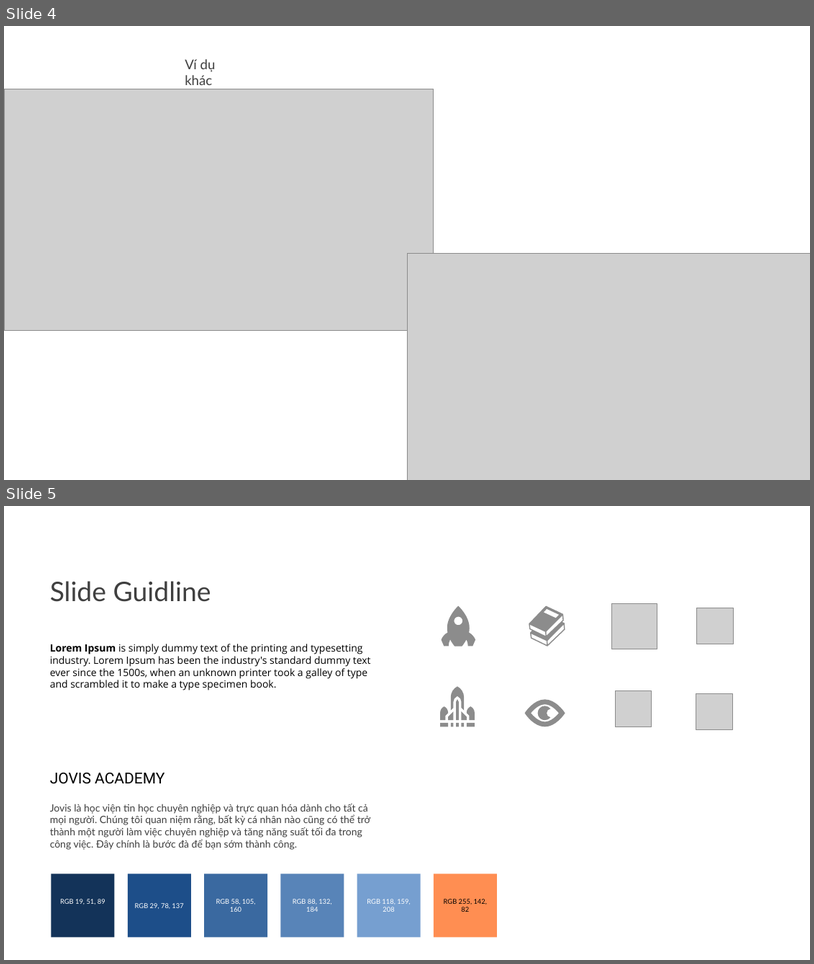
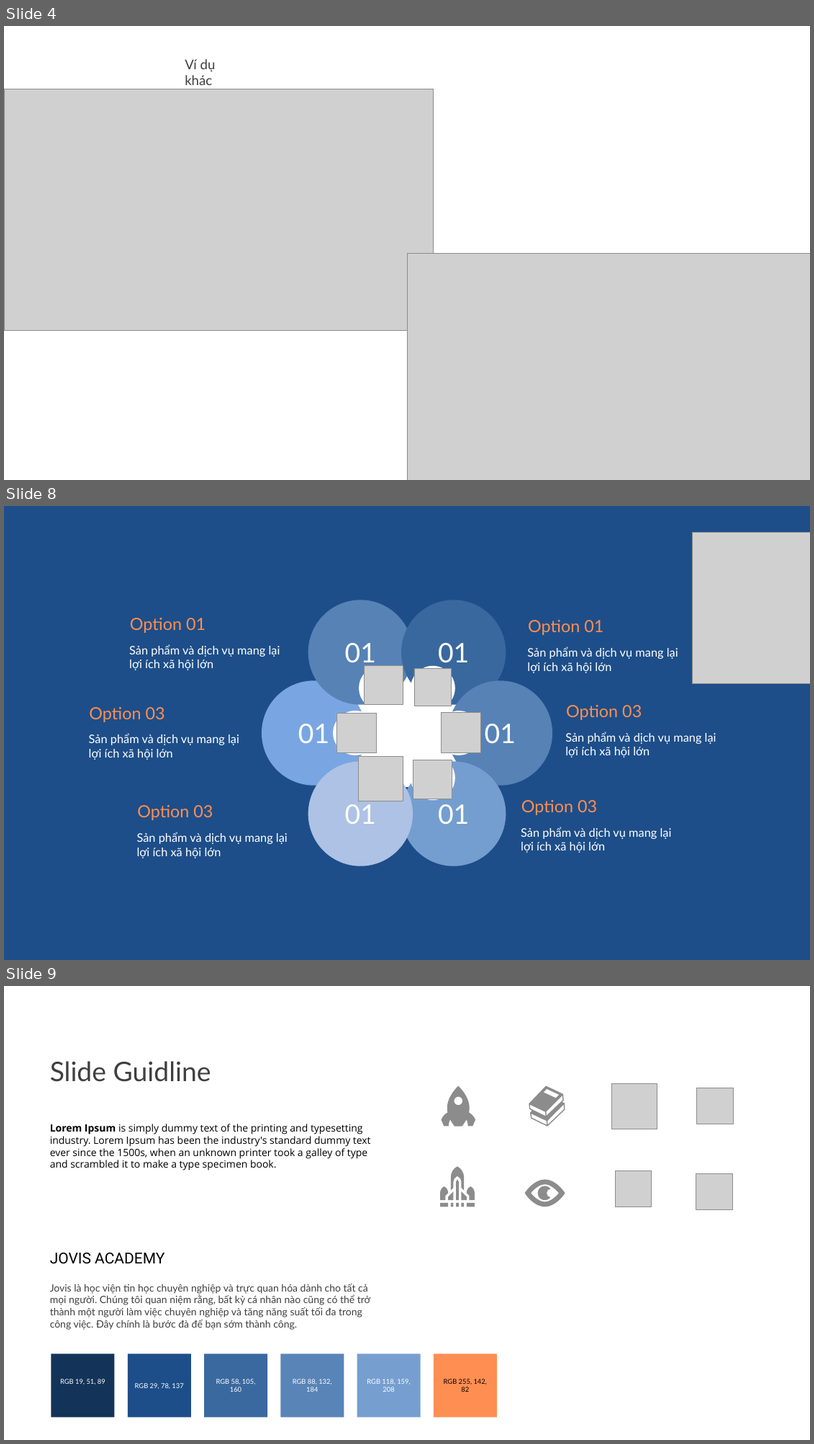
Before and after one commit to tranthanhbinh2603/PPTmasterclassV6_Powerpoint_from_A_to_Z, a slide deck: Khoá 2/Bài 53/Học liệu Infographic.pptx. Shown one above the other, each under a label of ours: slides 4 and 5 before the commit, slides 4, 8 and 9 after it; the slides between them are not shown. The pictures are 814x964 and 814x1444 pixels, drawn with LibreOffice and Linux fonts; fonts in the diff are those of the drawing; grey boxes stand for pictures. Boxes give left, top, right and bottom in pixels: in the first picture for what was removed or moved away, otherwise in the second. Text is boxed around its words. In the diff, an @@ line names an element or a change of style, - is before the commit and + after.

```diff
--- a/Khoá 2/Bài 53/Học liệu Infographic.pptx
+++ b/Khoá 2/Bài 53/Học liệu Infographic.pptx
@@ slide 8 added at (4,506,810,960), background #1D4E89 @@
@@ picture added at (692,532,810,684) @@
@@ ellipse added at (309,600,413,705), fill #5782B6, 32 pt, text #FFFFFF @@
+01
@@ ellipse added at (401,600,506,705), fill #39689F, 32 pt, text #FFFFFF @@
+01
@@ text added at (130,618,206,633), 20 pt, text #FF8E52 @@
+Option 01
@@ text added at (528,620,604,635), 20 pt, text #FF8E52 @@
+Option 01
@@ text added at (129,644,280,670), 14 pt, text #FFFFFF @@
+Sản phẩm và dịch vụ mang lại lợi ích xã hội lớn
@@ text added at (527,647,679,673), 14 pt, text #FFFFFF @@
+Sản phẩm và dịch vụ mang lại lợi ích xã hội lớn
@@ ellipse added at (350,671,471,787), fill #FFFFFF @@
@@ ellipse added at (359,666,404,710), fill #FFFFFF @@
@@ picture added at (365,665,404,704) @@
@@ ellipse added at (411,666,456,710), fill #FFFFFF @@
@@ picture added at (415,668,453,705) @@
@@ ellipse added at (262,680,366,785), fill #79A6E2, 32 pt, text #FFFFFF @@
+01
@@ ellipse added at (448,680,553,785), fill #5782B6, 32 pt, text #FFFFFF @@
+01
@@ text added at (89,707,165,722), 20 pt, text #FF8E52 @@
+Option 03
@@ ellipse added at (333,710,378,755), fill #FFFFFF @@
@@ picture added at (337,713,377,753) @@
@@ ellipse added at (437,710,482,755), fill #FFFFFF @@
@@ picture added at (441,713,481,752) @@
@@ text added at (566,705,642,720), 20 pt, text #FF8E52 @@
+Option 03
@@ text added at (89,734,239,759), 14 pt, text #FFFFFF @@
+Sản phẩm và dịch vụ mang lại lợi ích xã hội lớn
@@ text added at (566,731,717,757), 14 pt, text #FFFFFF @@
+Sản phẩm và dịch vụ mang lại lợi ích xã hội lớn
@@ ellipse added at (309,762,413,866), fill #ADC2E5, 32 pt, text #FFFFFF @@
+01
@@ picture added at (358,757,404,801) @@
@@ ellipse added at (359,755,404,800), fill #FFFFFF @@
@@ ellipse added at (401,762,506,866), fill #749ED0, 32 pt, text #FFFFFF @@
+01
@@ ellipse added at (411,755,456,800), fill #FFFFFF @@
@@ picture added at (413,760,452,799) @@
@@ text added at (137,805,213,820), 20 pt, text #FF8E52 @@
+Option 03
@@ text added at (522,800,597,815), 20 pt, text #FF8E52 @@
+Option 03
@@ text added at (521,826,672,852), 14 pt, text #FFFFFF @@
+Sản phẩm và dịch vụ mang lại lợi ích xã hội lớn
@@ text added at (137,832,288,858), 14 pt, text #FFFFFF @@
+Sản phẩm và dịch vụ mang lại lợi ích xã hội lớn
@@ what was slide 5 is now slide 9 @@
```
Also in this commit, not shown: 3 other slides added, 1 other file.
